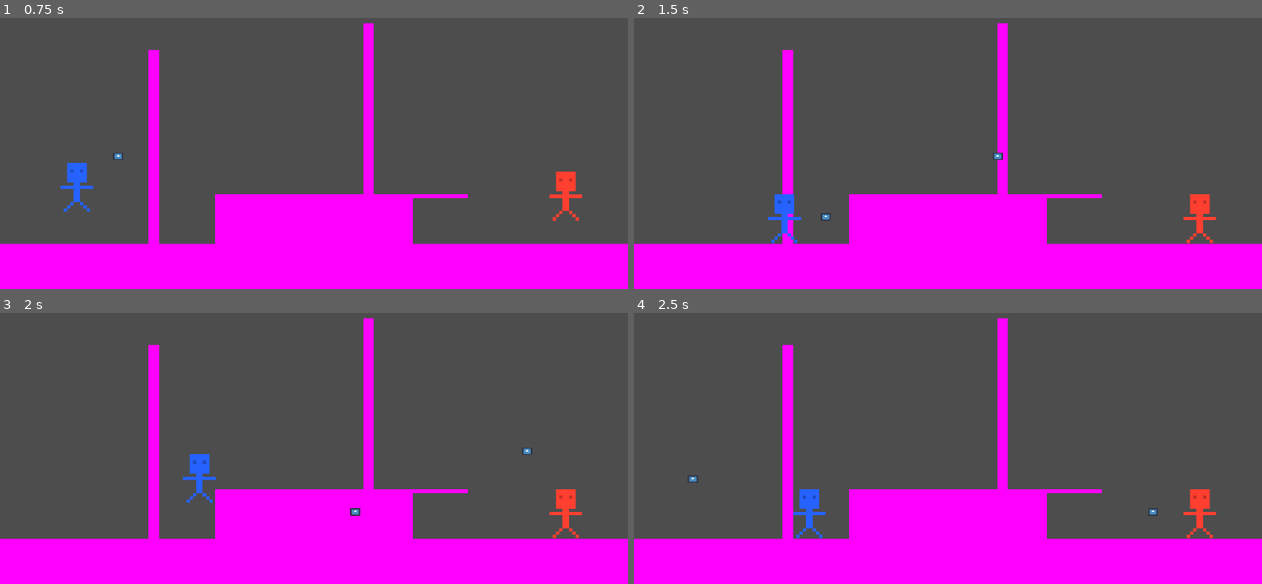
Above: before the commit, frames 1-4 (two rows, left to right).
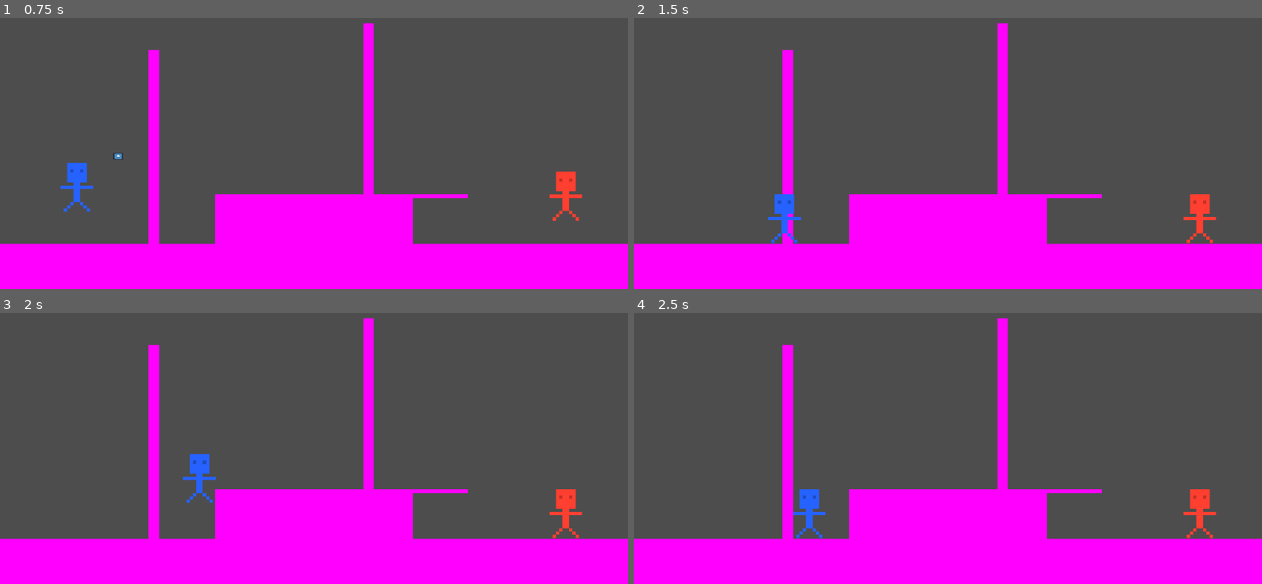
Above: after the commit, the same moments.

Repository: Fezezen/GGJ2024
Game: Godot game, scene res://TestScene.tscn
Same seed, same stepped clock (60 frames per second), same inputs: the game is played once before the commit and once after it. The engine's default icon, where the game draws it, is replaced by a stand-in: a white triangle on a blue panel in a dark square.
Inputs:
- Up to frame 1 (0.75 s): hold D (p1_move_right) from 0.53 s (still down); tap S (p1_shoot) at 0.6 s
- Up to frame 2 (1.5 s): keep holding D (p1_move_right); tap W (p1_jump) at 0.77 s; tap S (p1_shoot) at 1.35 s
- Up to frame 3 (2 s): keep holding D (p1_move_right); tap W (p1_jump) at 1.52 s
- Up to frame 4 (2.5 s): release D (p1_move_right) at 2.03 s; hold A (p1_move_left) from 2.03 s (still down); tap S (p1_shoot) at 2.1 s

Frame 1 is identical in both runs. In frame 2, less than 0.1% of the frame differs, in the area x 29-59%, y 49-75%; in frame 3, less than 0.1%, in the area x 55-85%, y 49-75%; in frame 4, less than 0.1%.

Commit message:
Fixed duped bullet and player prefabs and scripts

Diff:
--- a/Bullet.gd
+++ /dev/null
@@ -1,22 +0,0 @@
-extends Area2D
-
-var speed = 100
-var direction = 1
-var ignoreBody = null
-
-func _physics_process(delta):
-	position += transform.x * speed * delta * direction
-
-func _on_body_entered(body):
-	if (body.get_instance_id() == ignoreBody.get_instance_id()):
-		return
-	queue_free()
-
-func _set_direction(dir):
-	direction = dir
-
-func _set_speed(spd):
-	speed = spd
-
-func _set_ignoreBody(body):
-	ignoreBody = body
--- a/Bullet.tscn
+++ /dev/null
@@ -1,22 +0,0 @@
-[gd_scene load_steps=4 format=3 uid="uid://k83lqejicp1j"]
-
-[ext_resource type="Script" path="res://Bullet.gd" id="1_y3c2k"]
-[ext_resource type="Texture2D" uid="uid://b7ri3xu6q8mgm" path="res://Sprites/icon.svg" id="2_uoypw"]
-
-[sub_resource type="RectangleShape2D" id="RectangleShape2D_pat5h"]
-size = Vector2(5.08607, 46.5116)
-
-[node name="Bullet" type="Area2D"]
-scale = Vector2(17.04, 13.76)
-script = ExtResource("1_y3c2k")
-
-[node name="Sprite2D" type="Sprite2D" parent="."]
-scale = Vector2(0.0240845, 0.018721)
-texture = ExtResource("2_uoypw")
-
-[node name="CollisionShape2D" type="CollisionShape2D" parent="."]
-position = Vector2(0, 3.03221e-08)
-scale = Vector2(0.6, 0.05)
-shape = SubResource("RectangleShape2D_pat5h")
-
-[connection signal="body_entered" from="." to="." method="_on_body_entered"]
--- a/Player.gd
+++ /dev/null
@@ -1,46 +0,0 @@
-extends CharacterBody2D
-
-
-const SPEED = 300.0
-const JUMP_VELOCITY = -450.0
-
-# Get the gravity from the project settings to be synced with RigidBody nodes.
-var gravity = ProjectSettings.get_setting("physics/2d/default_gravity")
-var lastDirection = 1
-
-@export var controls: Resource = null
-@export var Bullet : PackedScene
-
-func _physics_process(delta):
-	# Add the gravity.
-	if not is_on_floor():
-		velocity.y += gravity * delta
-
-	# Handle jump.
-	if Input.is_action_just_pressed(controls.jump) and is_on_floor():
-		velocity.y = JUMP_VELOCITY
-
-	# Get the input direction and handle the movement/deceleration.
-	# As good practice, you should replace UI actions with custom gameplay actions.
-	var direction = Input.get_axis(controls.move_left, controls.move_right)
-	if direction:
-		lastDirection = direction
-		velocity.x = direction * SPEED
-	else:
-		velocity.x = move_toward(velocity.x, 0, SPEED)
-
-	# Handle shooting
-	if Input.is_action_just_pressed(controls.shoot):
-		shoot(lastDirection)
-
-	move_and_slide()
-
-func shoot(dir):
-	var b = Bullet.instantiate()
-	get_tree().get_root().add_child(b)
-	b._set_direction(dir)
-	b._set_ignoreBody(self)
-	if dir >= 0:
-		b.global_transform = $Bullet_Right.global_transform
-	else:
-		b.global_transform = $Bullet_Left.global_transform
--- a/Prefabs/Bullet.tscn
+++ b/Prefabs/Bullet.tscn
@@ -18,3 +18,5 @@
 position = Vector2(0, 3.03221e-08)
 scale = Vector2(0.6, 0.05)
 shape = SubResource("RectangleShape2D_pat5h")
+
+[connection signal="body_entered" from="." to="." method="_on_body_entered"]
--- a/Scripts/Bullet.gd
+++ b/Scripts/Bullet.gd
@@ -2,13 +2,21 @@
 
 var speed = 100
 var direction = 1
-
+var ignoreBody = null
 
 func _physics_process(delta):
 	position += transform.x * speed * delta * direction
 
-func _on_Bullet_body_entered(body):
+func _on_body_entered(body):
+	if (body.get_instance_id() == ignoreBody.get_instance_id()):
+		return
 	queue_free()
 
 func _set_direction(dir):
 	direction = dir
+
+func _set_speed(spd):
+	speed = spd
+
+func _set_ignoreBody(body):
+	ignoreBody = body
--- a/Scripts/Player.gd
+++ b/Scripts/Player.gd
@@ -39,6 +39,7 @@
 	var b = Bullet.instantiate()
 	get_tree().get_root().add_child(b)
 	b._set_direction(dir)
+	b._set_ignoreBody(self)
 	if dir >= 0:
 		b.global_transform = $Bullet_Right.global_transform
 	else:
